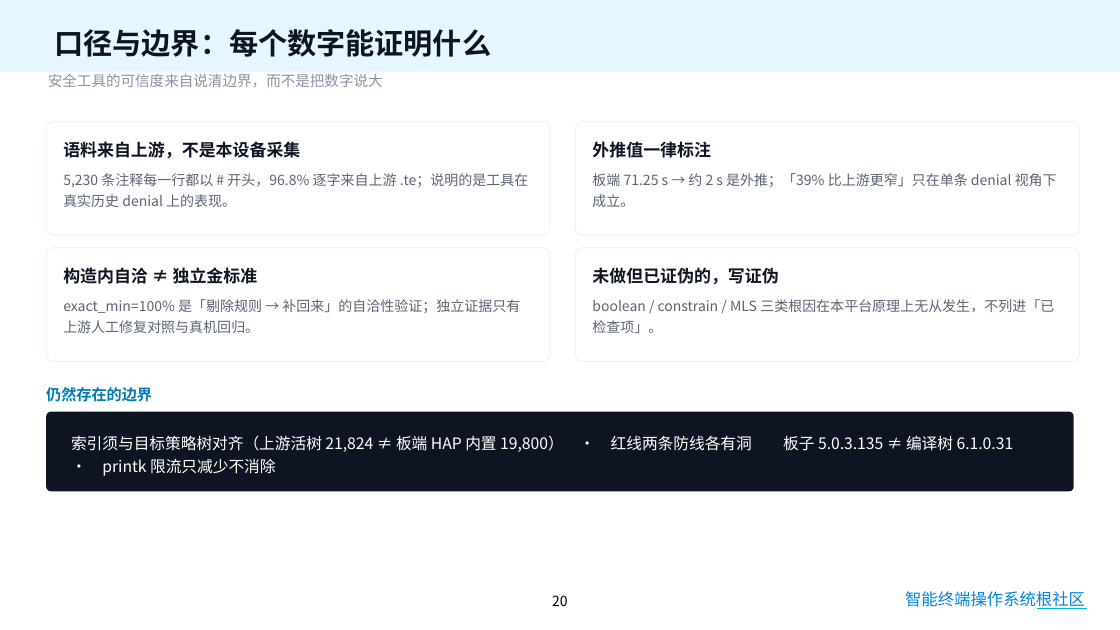
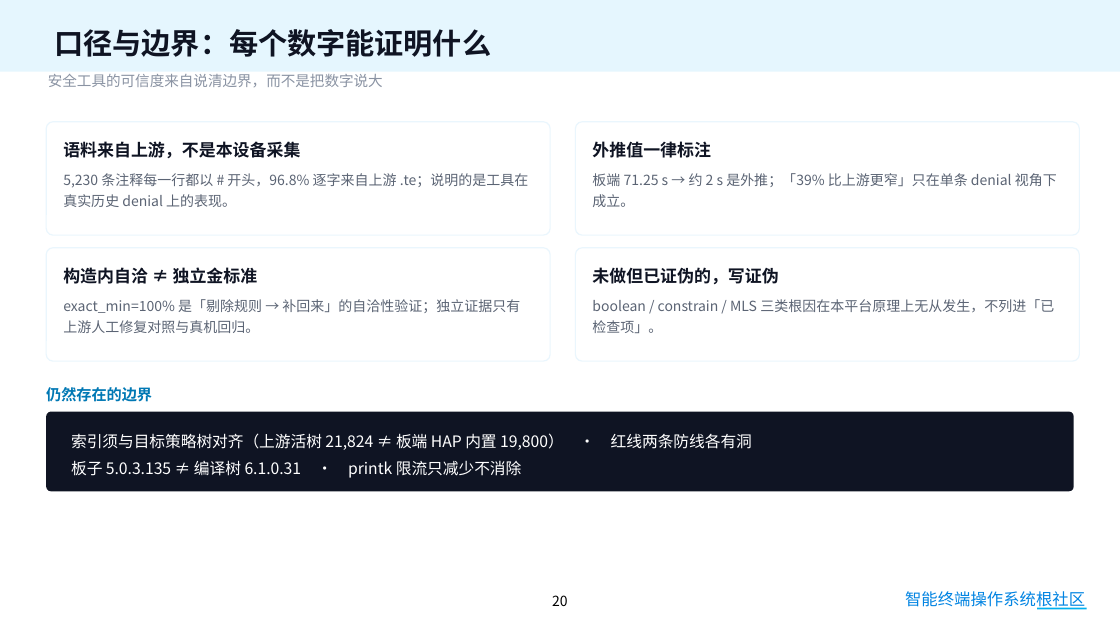
Before and after one commit to asymecat/policy_loop, a slide deck: slide 20 of docs/policy_loop-答辩.pptx. Drawn at 1120x630 pixels with LibreOffice and Linux fonts; fonts in the diff are those of the drawing; background and template pictures are left out. Boxes give left, top, right and bottom in pixels: in the first picture for what was removed or moved away, otherwise in the second. Text is boxed around its words. In the diff, an @@ line names an element or a change of style, - is before the commit and + after.

```diff
--- a/docs/policy_loop-答辩.pptx
+++ b/docs/policy_loop-答辩.pptx
@@ text in rounded rectangle at [71,433,752,478]: text changed @@
-索引须与目标策略树对齐（上游活树 21,824 ≠ 板端 HAP 内置 19,800） · 红线两条防线各有洞 板子 5.0.3.135 ≠ 编译树 6.1.0.31 · printk 限流只减少不消除
+索引须与目标策略树对齐（上游活树 21,824 ≠ 板端 HAP 内置 19,800） · 红线两条防线各有洞
+板子 5.0.3.135 ≠ 编译树 6.1.0.31 · printk 限流只减少不消除
@@ text "智能终端操作系统根社区" at [905,591,1085,610]: text colour gradient #0284E2 to #00B050 to #0284E2 @@
```
Also in this commit, not shown: 20 other slides changed, 1 other file.
